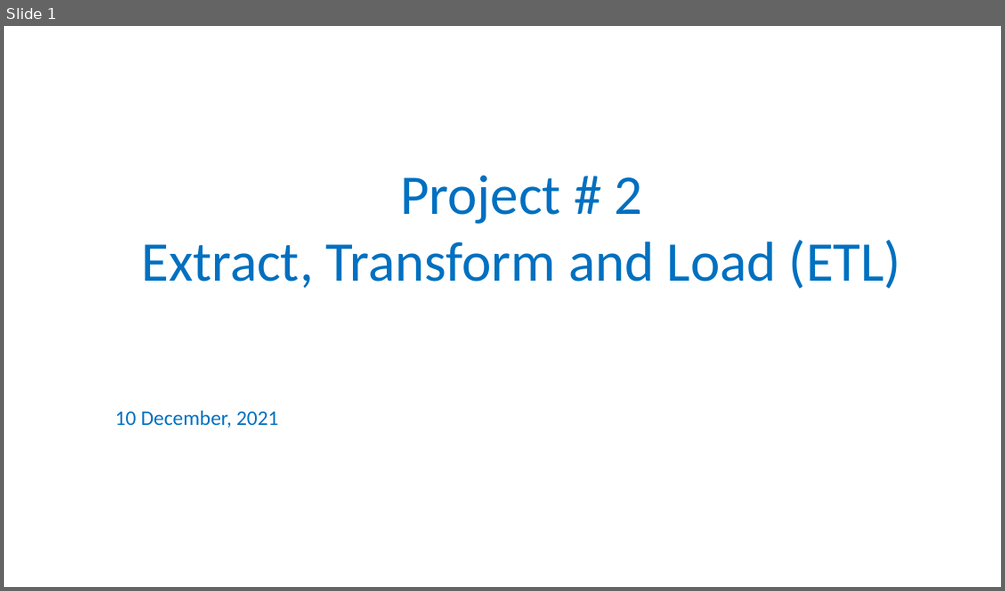
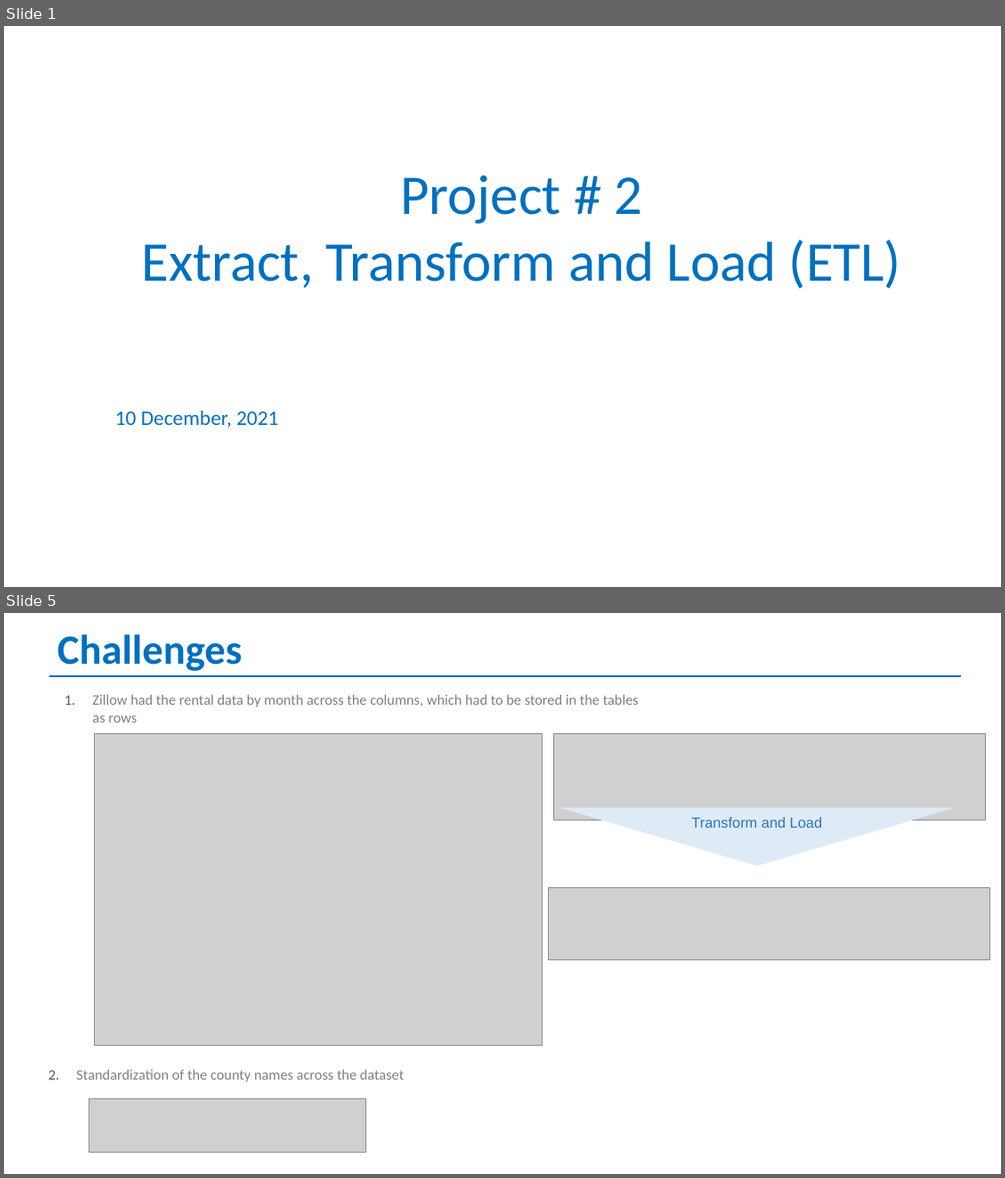
Before and after one commit to randallwvr90/Rent-and-Income-DB, a slide deck: ETL_Group2.pptx. Shown one above the other, each under a label of ours: slide 1 before the commit, slides 1 and 5 after it; the slides between them are not shown. The pictures are 1005x591 and 1005x1178 pixels, drawn with LibreOffice and Linux fonts; fonts in the diff are those of the drawing; grey boxes stand for pictures. Boxes give left, top, right and bottom in pixels: in the first picture for what was removed or moved away, otherwise in the second. Text is boxed around its words. In the diff, an @@ line names an element or a change of style, - is before the commit and + after.

```diff
--- a/ETL_Group2.pptx
+++ b/ETL_Group2.pptx
@@ slide 5 added at <box>4,613,1001,1174</box>, background #FFFFFF @@
@@ text added at <box>57,634,243,671</box>, 40 pt, text #0070C0, bold @@
+Challenges
@@ line added from (49, 676) to (961, 676), #0070C0 2.25 pt @@
@@ text added at <box>92,694,639,722</box>, 14 pt, text #7F7F7F @@
+1. Zillow had the rental data by month across the columns, which had to be stored in the tables as rows
@@ picture added at <box>95,733,542,1046</box> @@
@@ picture added at <box>554,733,986,819</box> @@
@@ flow chart merge added at <box>558,807,955,866</box>, fill #DEEBF7, 14 pt, text #2E75B6 @@
+Transform and Load
@@ picture added at <box>549,888,989,960</box> @@
@@ text added at <box>76,1069,404,1082</box>, 14 pt, text #7F7F7F @@
+2. Standardization of the county names across the dataset
@@ picture added at <box>89,1099,366,1152</box> @@
```
Also in this commit, not shown: 2 slides changed, 1 other slide added, 2 slides removed, 2 other files.
